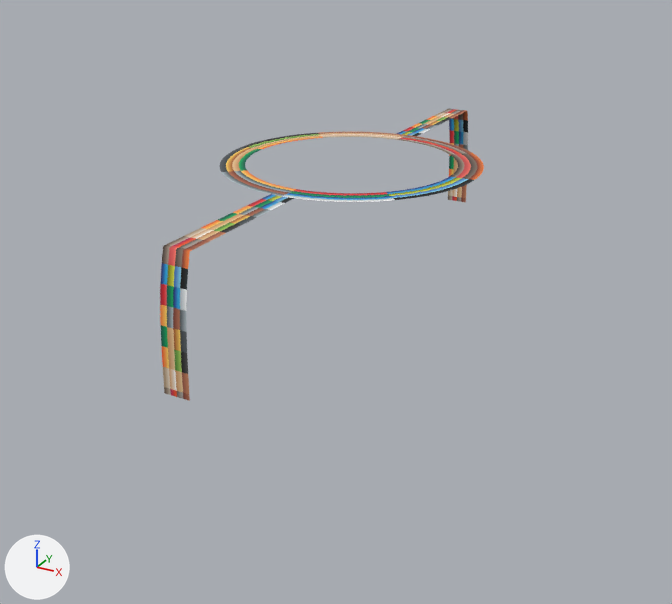
Two versions of the glTF model shared/assets/rrb/arena/river_mana.glb, one commit apart.
Before and after are seen from a camera (50 mm lens) standing at (57.5, -108.8, 32.8) and looking at (0.4, -5.0, -19.1). The lights are fixed; the arrows at lower left show +X, +Y and +Z. The older version comes first. Vertices at exactly the same position are counted once.

The older version as bpy lines, for what is in view:
```python
me_river_mana = bpy.data.meshes.new('river_mana')
me_river_mana.from_pydata(...)  # 320 vertices, 316 faces; spans x -17.7..17.7, y -39.9..39.9, z -17.0..-0.4
me_river_mana.materials.append(mat_kaykit_atlas)  # picture img_hexagons_medieval
ob_river_mana = bpy.data.objects.new('river_mana', me_river_mana)
ob_river_mana.location = (0.0, 0.0, 0.0)
```
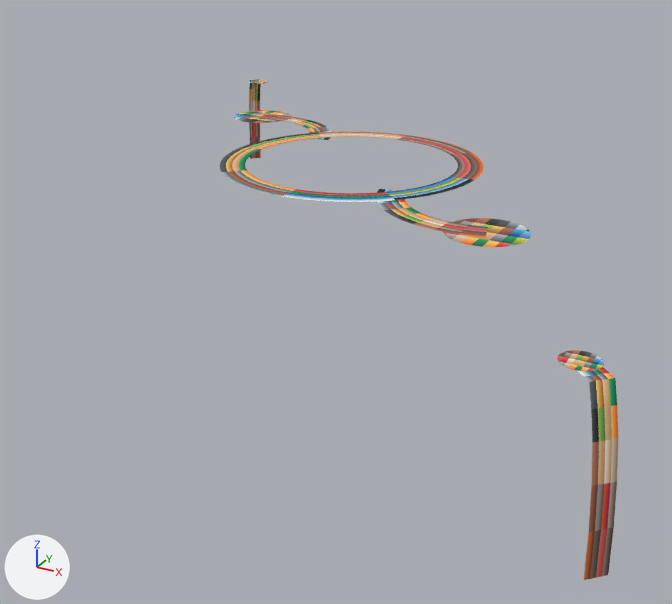
Boxes (x1, y1, x2, y2) around the edits, measured in the pictures (672 x 604 px):
'river_mana', reshaped (23% wider, 71% taller): before (160, 109, 484, 401); after (220, 79, 618, 580)
part 1 of me_river_mana, added (beige): after (377, 189, 488, 237)
part 2 of me_river_mana, added: after (233, 110, 291, 123)
part 3 of me_river_mana, added: after (443, 218, 531, 247)
part 4 of me_river_mana, added (brown): after (249, 79, 263, 159)
part 5 of me_river_mana, added (brown): after (578, 367, 618, 580)
part 6 of me_river_mana, added: after (249, 80, 268, 84)
part 7 of me_river_mana, added: after (557, 350, 604, 371)
part 8 of me_river_mana, deleted: before (160, 194, 294, 401)
part 9 of me_river_mana, cut back: before (447, 109, 468, 202); after (259, 114, 328, 130)
part 10 of me_river_mana, surface changed: before (397, 110, 466, 136); after (308, 128, 332, 140)

Diff of the bpy script that builds the scene:
```diff
--- a/shared/assets/rrb/arena/river_mana.glb.py
+++ b/shared/assets/rrb/arena/river_mana.glb.py
@@ me_river_mana @@
 # used by ob_river_mana; location = (0.0, 0.0, 0.0)
-me_river_mana.from_pydata(...)  # 320 vertices, 316 faces; spans x -17.7..17.7, y -39.9..39.9, z -17.0..-0.4
+me_river_mana.from_pydata(...)  # 548 vertices, 536 faces; spans x -47.9..47.9, y -47.9..47.9, z -17.0..-0.4
+# me_river_mana part 1: a new loose piece of 82 vertices spanning x 8.8..26.5, y -20.2..-8.5, z -0.5, in mat_kaykit_atlas (picture img_hexagons_medieval)
+# me_river_mana part 2: a new loose piece of 37 vertices spanning x -30.7..-21.3, y 13.3..22.7, z -0.5, in mat_kaykit_atlas (picture img_hexagons_medieval)
+# me_river_mana part 3: a new loose piece of 37 vertices spanning x 21.3..30.7, y -22.7..-13.3, z -0.5, in mat_kaykit_atlas (picture img_hexagons_medieval)
+# me_river_mana part 4: a new loose piece of 18 vertices spanning x -47.9..-42.2, y 42.2..47.9, z -17.0..-0.5, in mat_kaykit_atlas (picture img_hexagons_medieval)
+# me_river_mana part 5: a new loose piece of 18 vertices spanning x 42.2..47.9, y -47.9..-42.2, z -17.0..-0.5, in mat_kaykit_atlas (picture img_hexagons_medieval)
+# me_river_mana part 6: a new loose piece of 17 vertices spanning x -44.8..-41.2, y 41.2..44.8, z -0.5, in mat_kaykit_atlas (picture img_hexagons_medieval)
+# me_river_mana part 7: a new loose piece of 17 vertices spanning x 41.2..44.8, y -44.8..-41.2, z -0.5, in mat_kaykit_atlas (picture img_hexagons_medieval)
+# me_river_mana part 8: the loose piece of 40 vertices spanning x -1.7..1.7, y -39.9..-17.3, z -17.0..-0.5 is deleted
+# me_river_mana part 9
+# 6 vertices are removed from x -1.7, y 38.2..39.9, z -17.0..-0.5
+# 38 faces are deleted
+# 34 vertices move from x -1.7..1.7, y 17.3..39.9, z -17.0..-0.5 to x -14.9..-8.8, y 8.5..18.0, z -0.5
+# 48 vertices are added at x -26.5..-15.0, y 13.8..20.2, z -0.5
+# 80 new faces join them
+# me_river_mana part 10: 27 kept faces spanning x -14.7..-8.8, y 8.5..16.2, z -0.5 get new texture (UV) coordinates
 me_river_mana.materials.append(mat_kaykit_atlas)
```
